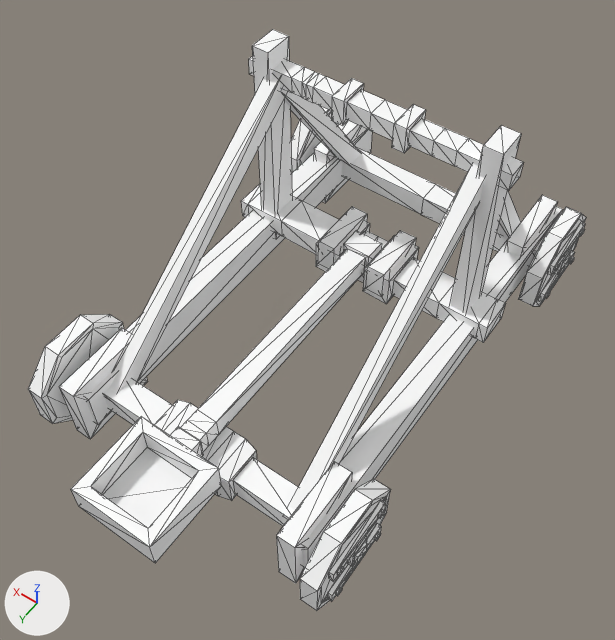
Two versions of the glTF model assets/synty/simple_fantasy/models/SF_Veh_Mangonel_01.glb, one commit apart.
Both versions are drawn from a camera (50 mm lens) standing at (-0.054, 0.0833, 0.1298) and looking at (-0.0031, 0.012, 0.0177). The axes (+X, +Y, +Z) are drawn at lower left. The lights are the same throughout. Mesh edges are drawn as thin lines. Where no turn or scale is listed for an object, it has been applied to the vertices.

The first picture shows 'SF_Veh_Mangonel_01', 'SF_Veh_Mangonel_Arm', 'SF_Veh_Mangonel_WheelBL', 'SF_Veh_Mangonel_WheelBR', 'SF_Veh_Mangonel_WheelFL', 'SF_Veh_Mangonel_WheelFR'.
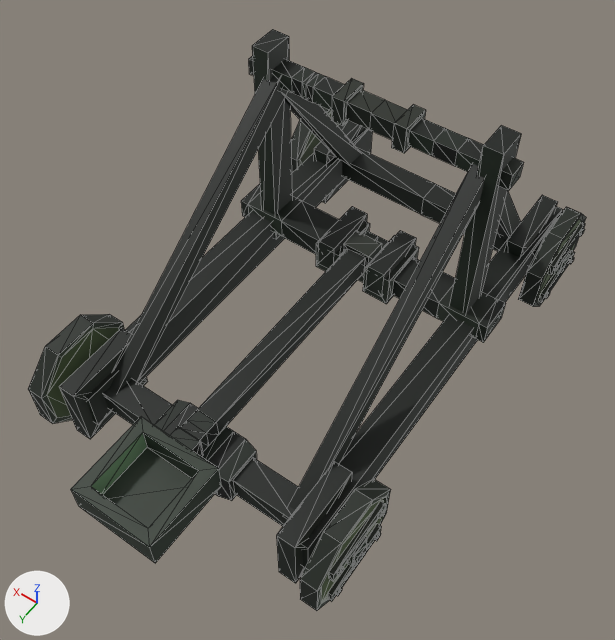
Boxes [x1, y1, x2, y2] around the edits, measured in the pictures (615 x 640 px):
'SF_Veh_Mangonel_01', surface changed (white to black): [59, 29, 563, 584] in both
'SF_Veh_Mangonel_Arm', surface changed (white to grey): [71, 230, 381, 563] in both
'SF_Veh_Mangonel_WheelBR', surface changed: [300, 479, 391, 611] in both
'SF_Veh_Mangonel_WheelBL', surface changed: [28, 314, 125, 424] in both
'SF_Veh_Mangonel_WheelFR', surface changed: [519, 207, 586, 306] in both
'SF_Veh_Mangonel_WheelFL', surface changed (white to grey): [291, 106, 339, 173] in both

The change, as a diff of the scene's bpy script:
```diff
--- a/assets/synty/simple_fantasy/models/SF_Veh_Mangonel_01.glb.py
+++ b/assets/synty/simple_fantasy/models/SF_Veh_Mangonel_01.glb.py
@@ img_undead_footman_01 @@
+img_undead_footman_01 = load_image('Undead_Footman_01', '_unpacked/Undead_Footman_01', 512, 512, 'sRGB')
@@ mat_lambert1 @@
 mat_lambert1 = principled_material('lambert1')
-mat_lambert1.base_color = (1.0, 1.0, 1.0)  # white #ffffff
+mat_lambert1.texture = img_undead_footman_01
 mat_lambert1.roughness = 0.553
```
